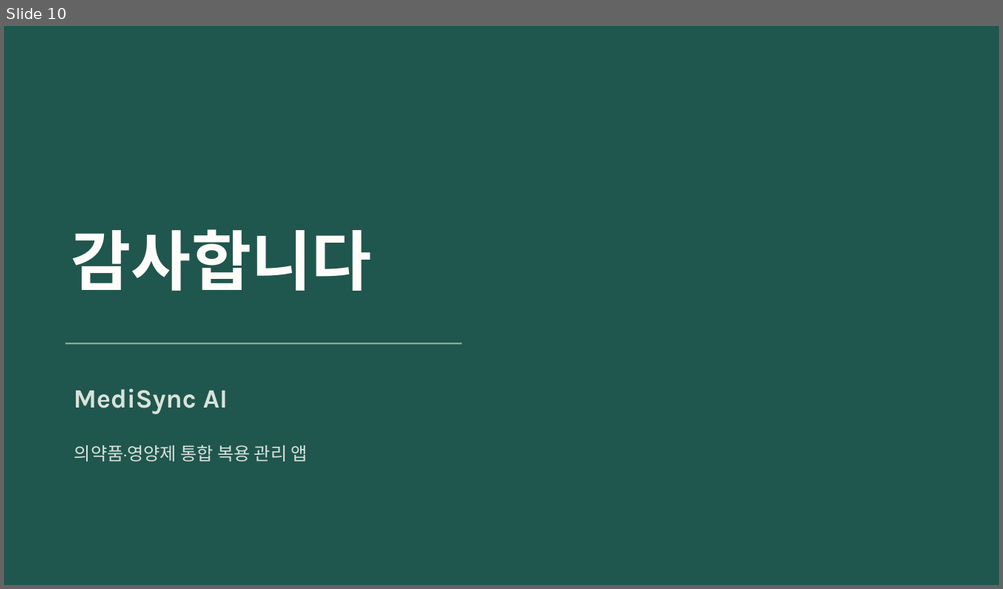
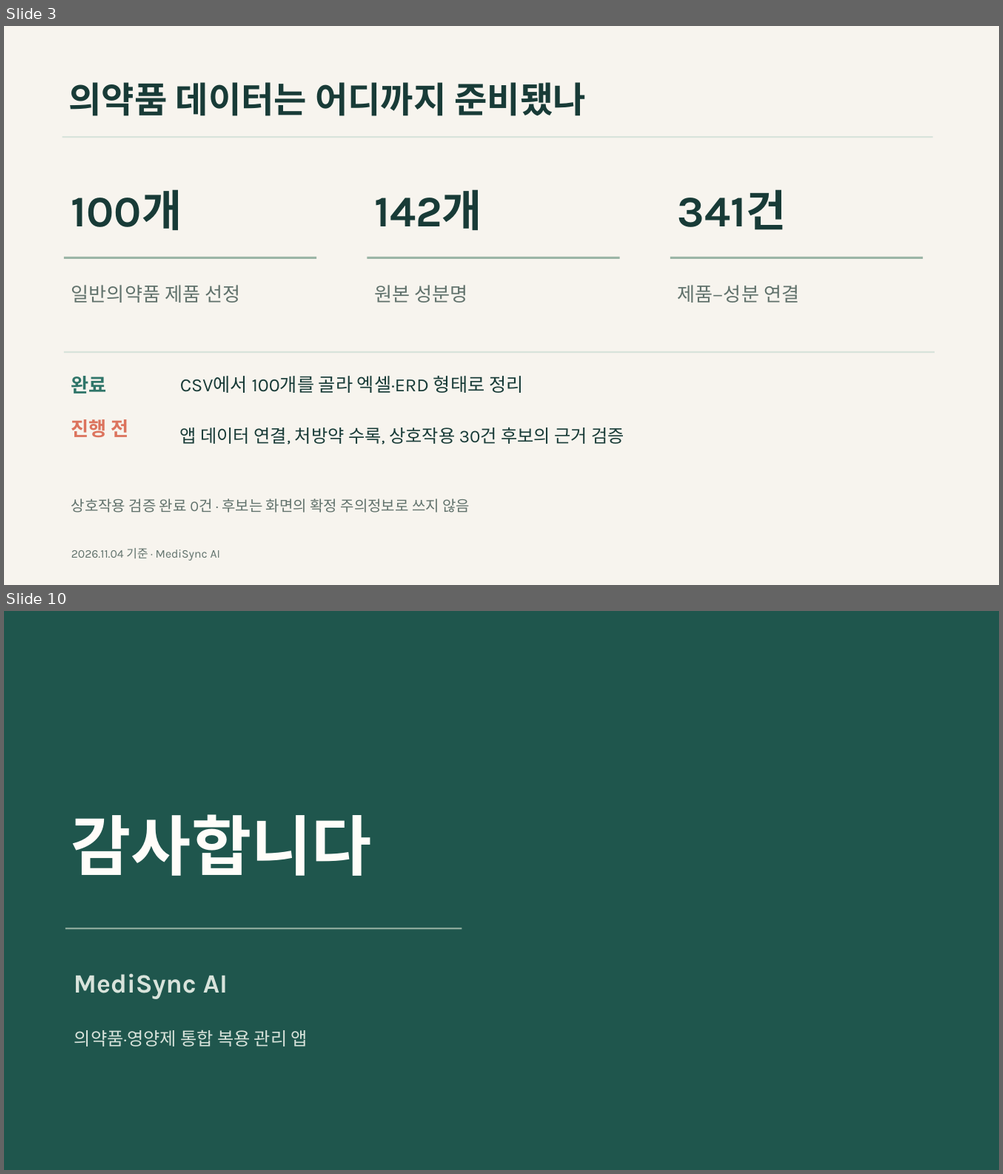
Before and after one commit to chanwoo03/TOC, a slide deck: docs/downloads/MediSync-AI.pptx. Shown one above the other, each under a label of ours: slide 10 before the commit, slides 3 and 10 after it; the slides between them are not shown. The pictures are 1003x589 and 1003x1174 pixels, drawn with LibreOffice and Linux fonts; fonts in the diff are those of the drawing. Boxes give left, top, right and bottom in pixels: in the first picture for what was removed or moved away, otherwise in the second. Text is boxed around its words. In the diff, an @@ line names an element or a change of style, - is before the commit and + after.

Commit message:
Update MediSync weekly presentation

```diff
--- a/docs/downloads/MediSync-AI.pptx
+++ b/docs/downloads/MediSync-AI.pptx
@@ slide 3 added at (x1=4, y1=26, x2=999, y2=585), background #F7F4EE @@
@@ text added at (x1=69, y1=82, x2=586, y2=116), 34.5 pt, text #183B37, bold @@
+의약품 데이터는 어디까지 준비됐나
@@ rectangle added at (x1=62, y1=136, x2=933, y2=138), fill #D8E3DB @@
@@ text added at (x1=71, y1=190, x2=182, y2=230), 42 pt, text #183B37, bold @@
+100개
@@ text added at (x1=374, y1=190, x2=482, y2=230), 42 pt, text #183B37, bold @@
+142개
@@ text added at (x1=677, y1=190, x2=786, y2=230), 42 pt, text #183B37, bold @@
+341건
@@ rectangle added at (x1=64, y1=257, x2=316, y2=259), fill #9BB5A6 @@
@@ rectangle added at (x1=367, y1=257, x2=620, y2=259), fill #9BB5A6 @@
@@ rectangle added at (x1=670, y1=257, x2=923, y2=259), fill #9BB5A6 @@
@@ text added at (x1=71, y1=285, x2=240, y2=303), 18.8 pt, text #61726C @@
+일반의약품 제품 선정
@@ text added at (x1=374, y1=285, x2=467, y2=303), 18.8 pt, text #61726C @@
+원본 성분명
@@ text added at (x1=677, y1=285, x2=799, y2=303), 18.8 pt, text #61726C @@
+제품–성분 연결
@@ rectangle added at (x1=64, y1=352, x2=934, y2=353), fill #D8E3DB @@
@@ text added at (x1=71, y1=376, x2=107, y2=394), 18.8 pt, text #2F7569, bold @@
+완료
@@ text added at (x1=180, y1=376, x2=523, y2=393), 18 pt, text #183B37 @@
+CSV에서 100개를 골라 엑셀·ERD 형태로 정리
@@ text added at (x1=71, y1=420, x2=129, y2=438), 18.8 pt, text #DC735D, bold @@
+진행 전
@@ text added at (x1=180, y1=428, x2=624, y2=445), 17.2 pt, text #183B37 @@
+앱 데이터 연결, 처방약 수록, 상호작용 30건 후보의 근거 검증
@@ text added at (x1=71, y1=499, x2=469, y2=513), 14.2 pt, text #61726C @@
+상호작용 검증 완료 0건 · 후보는 화면의 확정 주의정보로 쓰지 않음
@@ text added at (x1=71, y1=548, x2=220, y2=561), 11.2 pt, text #61726C @@
+2026.11.04 기준 · MediSync AI
```
Also in this commit, not shown: 2 slides changed, 6 other slides added, 7 slides removed, 26 other files.
